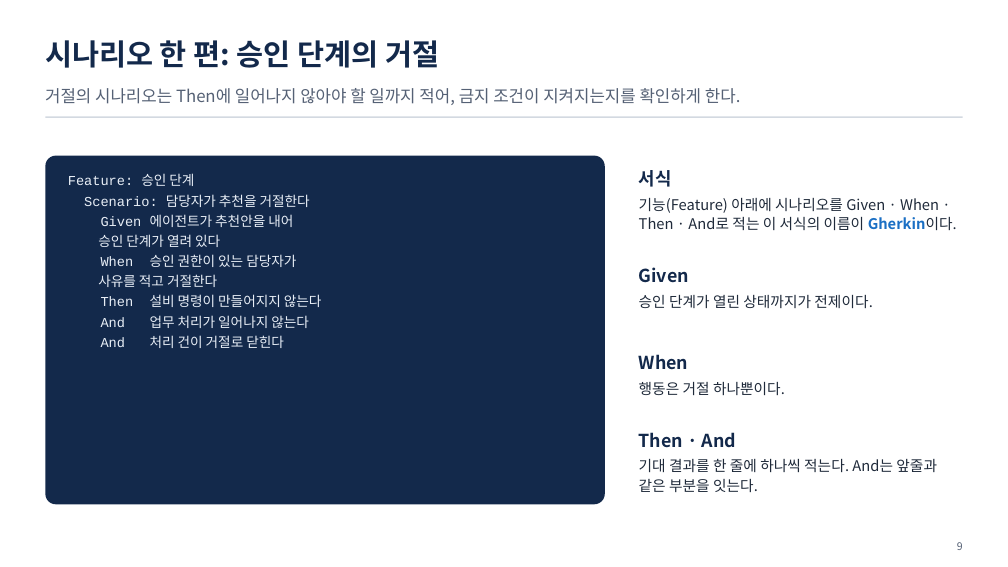
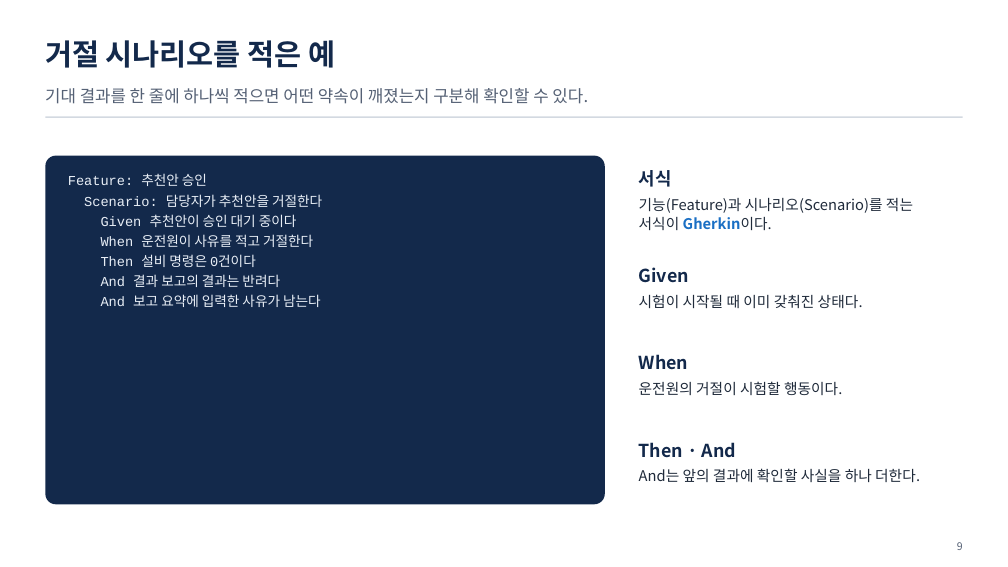
Before and after one commit to uengine-oss/hyd-iot-edu, a slide deck: slide 9 of workspace/강의제작/산출물/통합반/이론/08회차/통합반_08일차.pptx. Drawn at 1008x567 pixels with LibreOffice and Linux fonts; fonts in the diff are those of the drawing. Boxes give left, top, right and bottom in pixels: in the first picture for what was removed or moved away, otherwise in the second. Text is boxed around its words. In the diff, an @@ line names an element or a change of style, - is before the commit and + after.

Commit message:
통합반 8회차 1~12장의 거절 시나리오와 계약 검증을 개편하고 렌더·낭독·강조·쉼을 확정한다

```diff
--- a/workspace/강의제작/산출물/통합반/이론/08회차/통합반_08일차.pptx
+++ b/workspace/강의제작/산출물/통합반/이론/08회차/통합반_08일차.pptx
@@ text at box(45, 40, 335, 68): text changed @@
-시나리오 한 편: 승인 단계의 거절
+거절 시나리오를 적은 예
@@ text at box(45, 88, 588, 104): text changed @@
-거절의 시나리오는 Then에 일어나지 않아야 할 일까지 적어, 금지 조건이 지켜지는지를 확인하게 한다.
+기대 결과를 한 줄에 하나씩 적으면 어떤 약속이 깨졌는지 구분해 확인할 수 있다.
@@ text at box(68, 173, 322, 307): text changed @@
-Feature: 승인 단계
-Scenario: 담당자가 추천을 거절한다
-Given 에이전트가 추천안을 내어
-승인 단계가 열려 있다
-When 승인 권한이 있는 담당자가
-사유를 적고 거절한다
-Then 설비 명령이 만들어지지 않는다
-And 업무 처리가 일어나지 않는다
-And 처리 건이 거절로 닫힌다
+Feature: 추천안 승인
+Scenario: 담당자가 추천안을 거절한다
+Given 추천안이 승인 대기 중이다
+When 운전원이 사유를 적고 거절한다
+Then 설비 명령은 0건이다
+And 결과 보고의 결과는 반려다
+And 보고 요약에 입력한 사유가 남는다
@@ text at box(639, 198, 913, 230): text changed @@
-기능(Feature) 아래에 시나리오를 Given · When · Then · And로 적는 이 서식의 이름이 Gherkin이다.
+기능(Feature)과 시나리오(Scenario)를 적는 서식이 Gherkin이다.
@@ text at box(639, 294, 863, 308): text changed @@
-승인 단계가 열린 상태까지가 전제이다.
+시험이 시작될 때 이미 갖춰진 상태다.
@@ text at box(639, 381, 843, 395): text changed @@
-행동은 거절 하나뿐이다.
+운전원의 거절이 시험할 행동이다.
@@ text at box(639, 468, 920, 482): text changed @@
-기대 결과를 한 줄에 하나씩 적는다. And는 앞줄과 같은 부분을 잇는다.
+And는 앞의 결과에 확인할 사실을 하나 더한다.
```
Also in this commit, not shown: 11 other slides changed, 25 other files.
